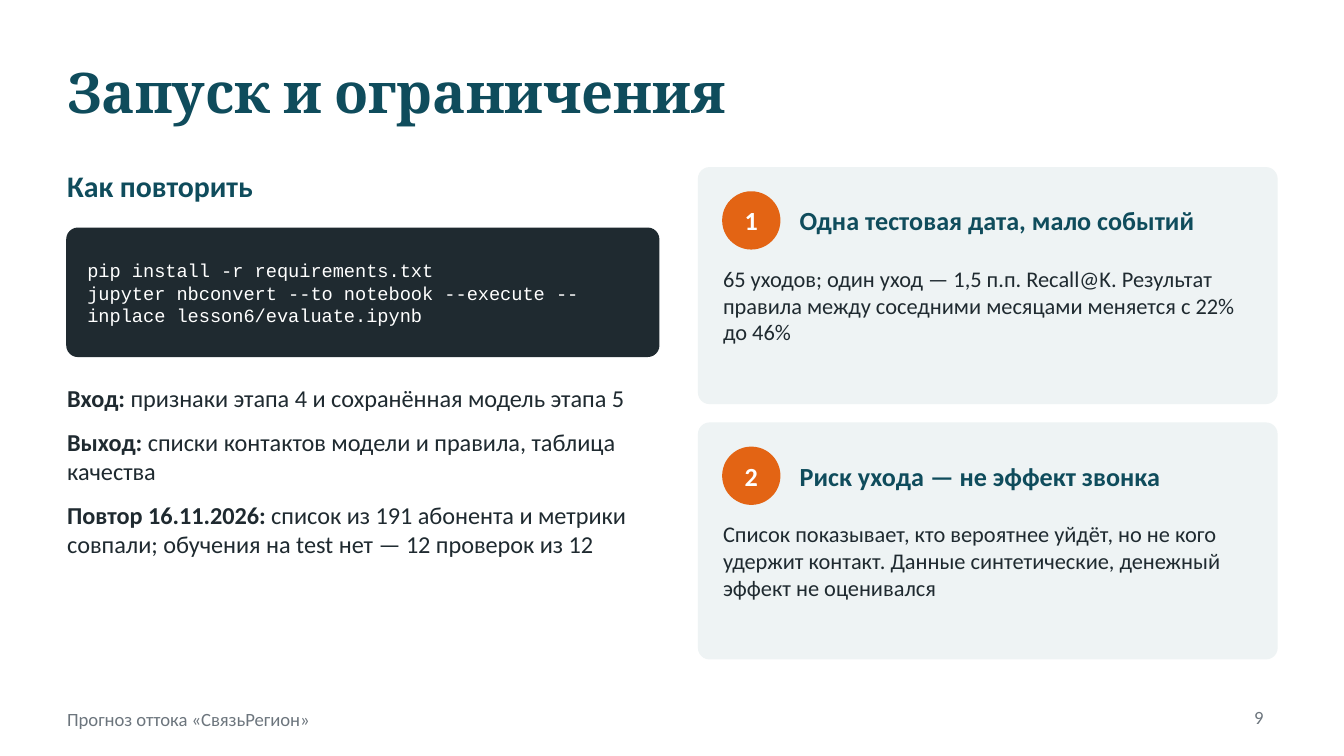
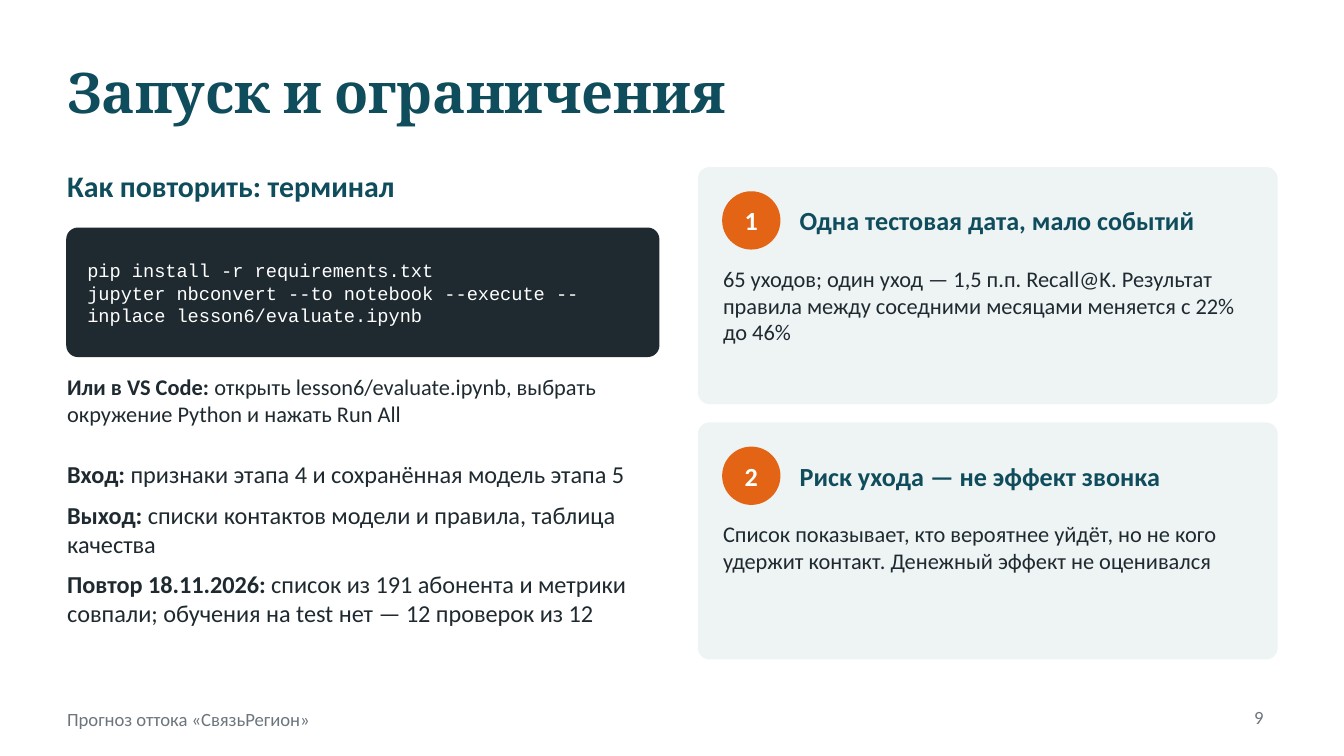
Before and after one commit to Dakera/tsu_practicum, a slide deck: slide 9 of lesson6/presentation.pptx. Drawn at 1344x756 pixels with LibreOffice and Linux fonts; fonts in the diff are those of the drawing. Boxes give left, top, right and bottom in pixels: in the first picture for what was removed or moved away, otherwise in the second. Text is boxed around its words. In the diff, an @@ line names an element or a change of style, - is before the commit and + after.

Commit message:
lesson6

```diff
--- a/lesson6/presentation.pptx
+++ b/lesson6/presentation.pptx
@@ text at (67, 177, 395, 202): text changed @@
-Как повторить
+Как повторить: терминал
@@ text added at (67, 379, 596, 426), 12 pt, text #1F2A30 @@
+Или в VS Code: открыть lesson6/evaluate.ipynb, выбрать окружение Python и нажать Run All
@@ text at (67, 467, 624, 553): less space between paragraphs @@
@@ text "Вход: признаки этапа 4 и ...": place and size @@
-text "Вход: признаки этапа 4 и ..." at (67, 391, 626, 557)
+text "Вход: признаки этапа 4 и ..." at (67, 467, 626, 626)
@@ text at (723, 527, 1216, 573): text changed @@
-Список показывает, кто вероятнее уйдёт, но не кого удержит контакт. Данные синтетические, денежный эффект не оценивался
+Список показывает, кто вероятнее уйдёт, но не кого удержит контакт. Денежный эффект не оценивался
@@ text at (67, 576, 626, 626): text changed @@
-Повтор 16.11.2026: список из 191 абонента и метрики совпали; обучения на test нет — 12 проверок из 12
+Повтор 18.11.2026: список из 191 абонента и метрики совпали; обучения на test нет — 12 проверок из 12
```
Also in this commit, not shown: 4 other slides changed, 2 other files.
